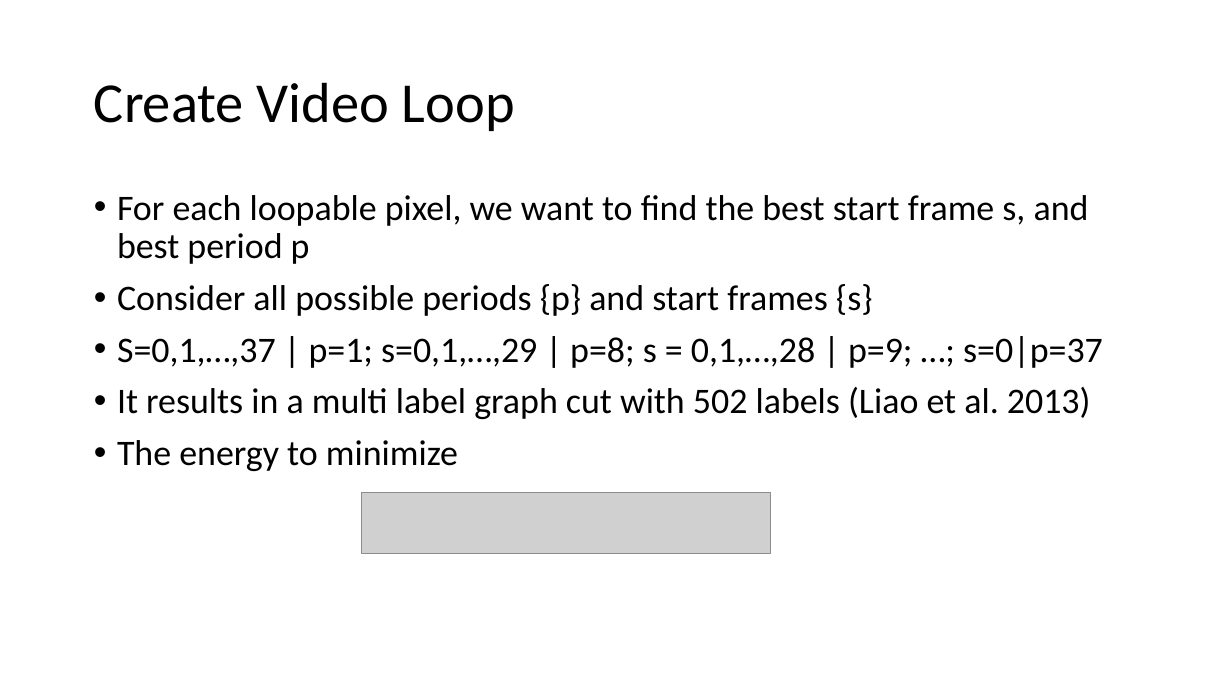
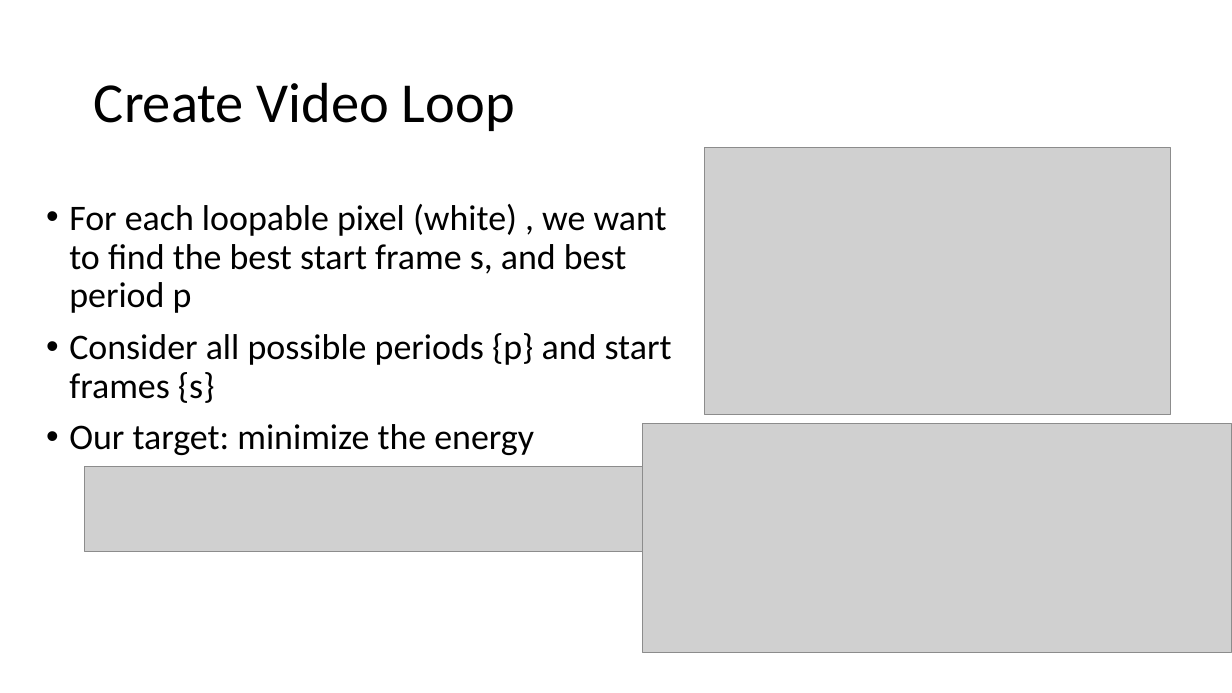
Before and after one commit to pierre0218/VideoLoop, a slide deck: slide 13 of VC_final_project.pptx (slide 8 before the commit). Drawn at 1232x693 pixels with LibreOffice and Linux fonts; fonts in the diff are those of the drawing; grey boxes stand for pictures. Boxes give left, top, right and bottom in pixels: in the first picture for what was removed or moved away, otherwise in the second. Text is boxed around its words. In the diff, an @@ line names an element or a change of style, - is before the commit and + after.

Commit message:
revise ppt

```diff
--- a/VC_final_project.pptx
+++ b/VC_final_project.pptx
@@ picture added at (704, 148, 1170, 415) @@
@@ text "For each loopable pixel (white) ...": place and size @@
-text "For each loopable pixel (white) ..." at (117, 195, 1103, 471)
+text "For each loopable pixel (white) ..." at (69, 204, 672, 455)
@@ text at (69, 204, 667, 313): text changed @@
-• For each loopable pixel, we want to find the best start frame s, and best period p
+• For each loopable pixel (white) , we want to find the best start frame s, and best period p
@@ text at (69, 424, 534, 455): text changed @@
-• S=0,1,…,37 | p=1; s=0,1,…,29 | p=8; s = 0,1,…,28 | p=9; …; s=0|p=37
-• It results in a multi label graph cut with 502 labels (Liao et al. 2013)
-• The energy to minimize
+• Our target: minimize the energy
@@ picture added at (642, 423, 1232, 653) @@
@@ picture: place and size @@
-picture at (361, 493, 771, 554)
+picture at (85, 467, 653, 551)
```
Also in this commit, not shown: 7 other slides changed, 8 slides added, 2 slides removed.
